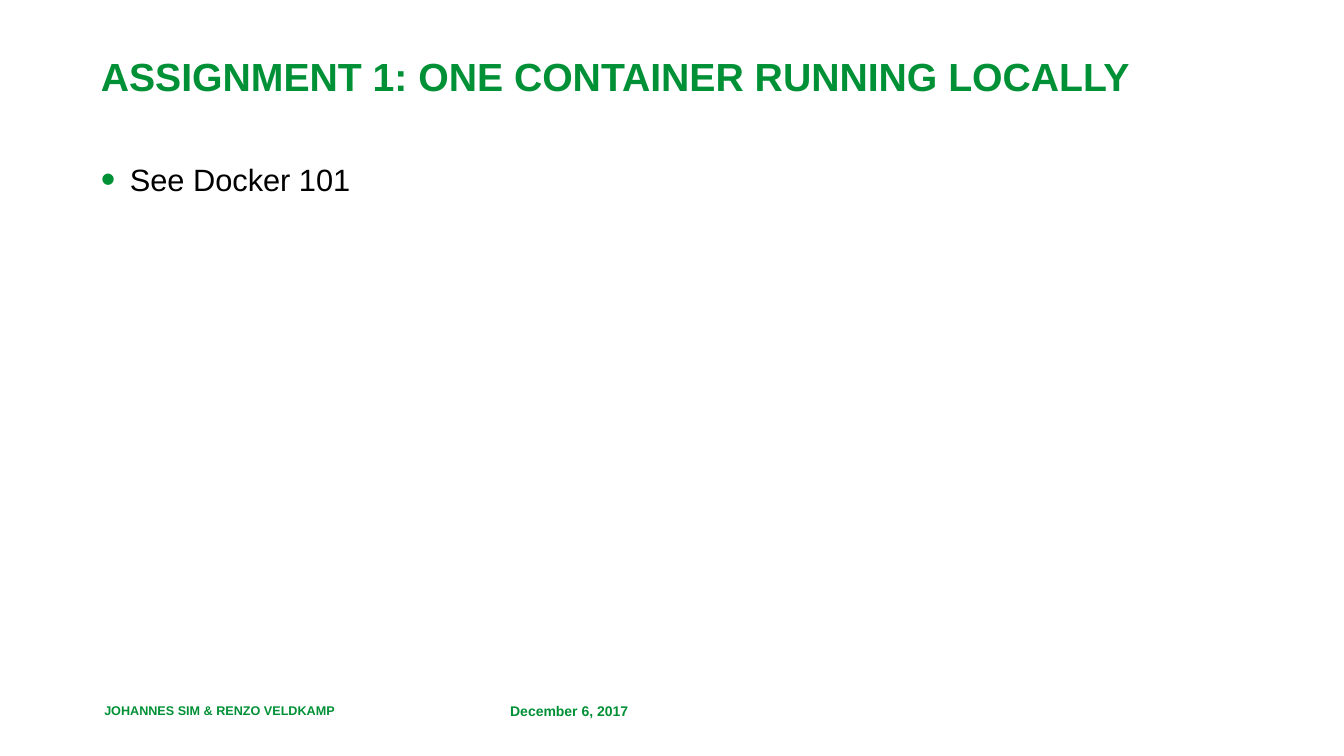
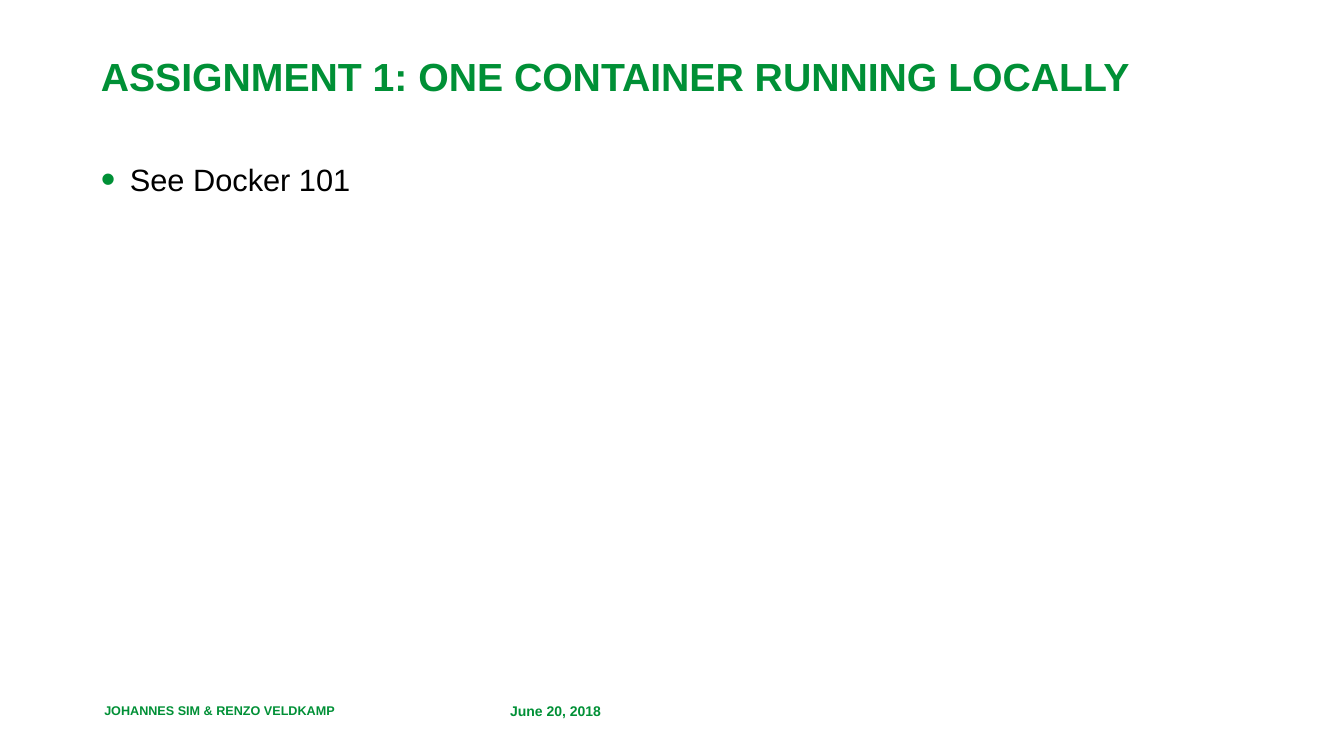
Before and after one commit to RenzoVeldkamp/MicroContainer, a slide deck: slide 2 of Workshop/Opdrachten.pptx. Drawn at 1344x756 pixels with LibreOffice and Linux fonts; fonts in the diff are those of the drawing; background and template pictures are left out. Boxes give left, top, right and bottom in pixels: in the first picture for what was removed or moved away, otherwise in the second. Text is boxed around its words. In the diff, an @@ line names an element or a change of style, - is before the commit and + after.

```diff
--- a/Workshop/Opdrachten.pptx
+++ b/Workshop/Opdrachten.pptx
@@ text at [510,706,601,719]: text changed @@
-December 6, 2017
+June 20, 2018
```
Also in this commit, not shown: 4 other slides changed.
